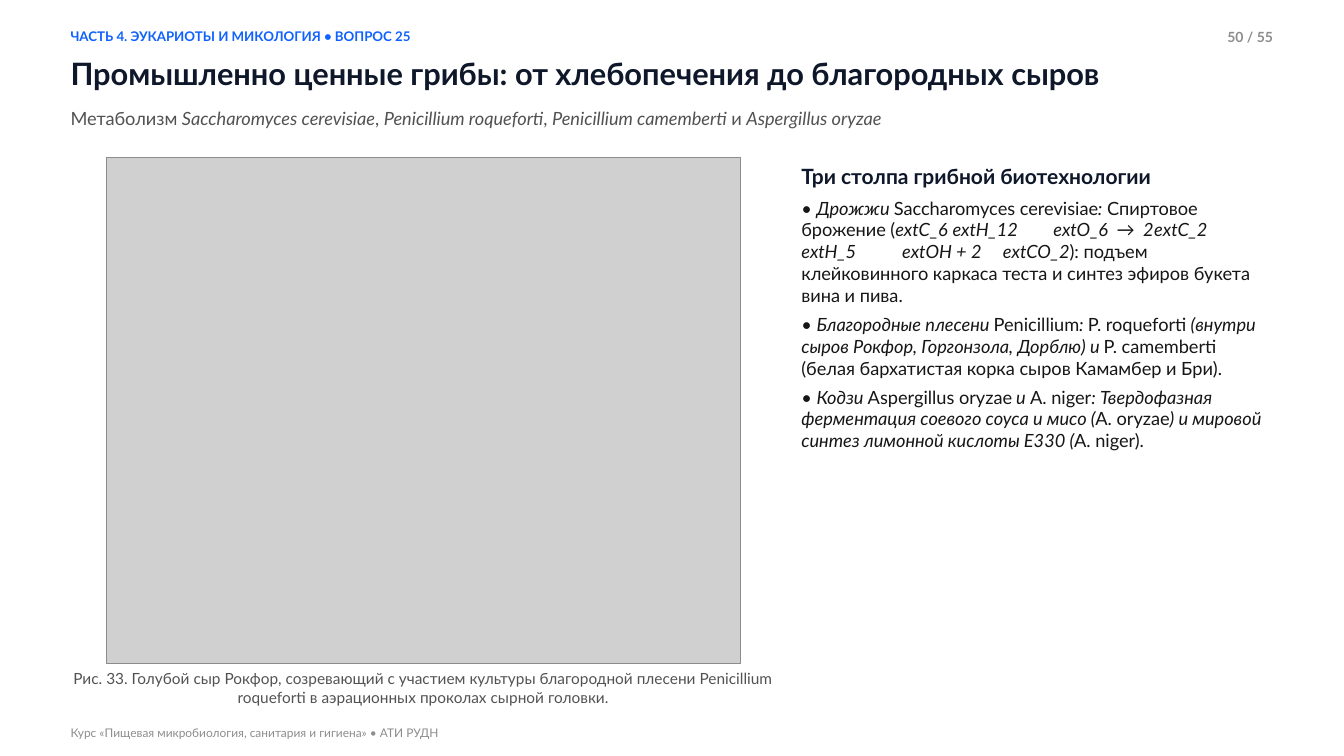
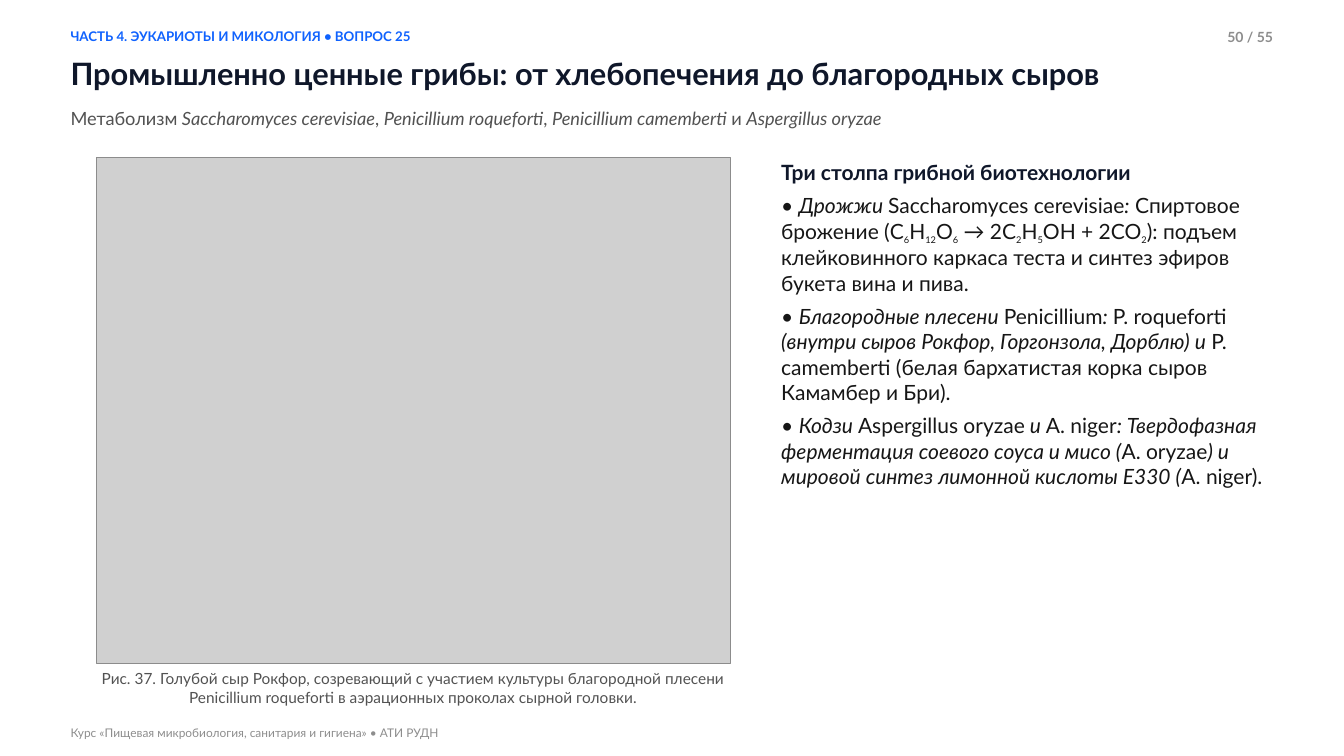
Before and after one commit to yaroslavtsevam/microbio-ati-rudn.github.io, a slide deck: slide 50 of assets/presentations/Lecture_02_Microbiology.pptx. Drawn at 1344x756 pixels with LibreOffice and Linux fonts; fonts in the diff are those of the drawing; grey boxes stand for pictures. Boxes give left, top, right and bottom in pixels: in the first picture for what was removed or moved away, otherwise in the second. Text is boxed around its words. In the diff, an @@ line names an element or a change of style, - is before the commit and + after.

Commit message:
Fix Lecture 2 presentation: enlarge body text in PPTX, fix math/chem formulas, transparent headerless SVG schemes, add 6 fungi illustrations

```diff
--- a/assets/presentations/Lecture_02_Microbiology.pptx
+++ b/assets/presentations/Lecture_02_Microbiology.pptx
@@ picture: place and size @@
-picture at <box>106,157,740,663</box>
+picture at <box>96,157,730,663</box>
@@ text "Три столпа грибной биотехнологии": place and size @@
-text "Три столпа грибной биотехнологии" at <box>801,168,1261,451</box>
+text "Три столпа грибной биотехнологии" at <box>781,164,1262,488</box>
@@ text at <box>781,197,1240,295</box>: text changed; size 13 to 15 pt @@
-• Дрожжи Saccharomyces cerevisiae: Спиртовое брожение (extC_6 extH_12 extO_6 → 2 extC_2 extH_5 extOH + 2 extCO_2): подъем клейковинного каркаса теста и синтез эфиров букета вина и пива.
+• Дрожжи Saccharomyces cerevisiae: Спиртовое брожение (C6H12O6 → 2C2H5OH + 2CO2): подъем клейковинного каркаса теста и синтез эфиров букета вина и пива.
@@ text at <box>781,308,1262,488</box>: size 13 to 15 pt in "• Благородные плесени Penicillium: P. roqueforti (внутри ...", "• Кодзи Aspergillus oryzae и A. niger: ..."; more space between paragraphs @@
@@ text at <box>102,673,724,706</box>: text changed @@
-Рис. 33. Голубой сыр Рокфор, созревающий с участием культуры благородной плесени Penicillium roqueforti в аэрационных проколах сырной головки.
+Рис. 37. Голубой сыр Рокфор, созревающий с участием культуры благородной плесени Penicillium roqueforti в аэрационных проколах сырной головки.
```
Also in this commit, not shown: 54 other slides changed, 20 other files.
